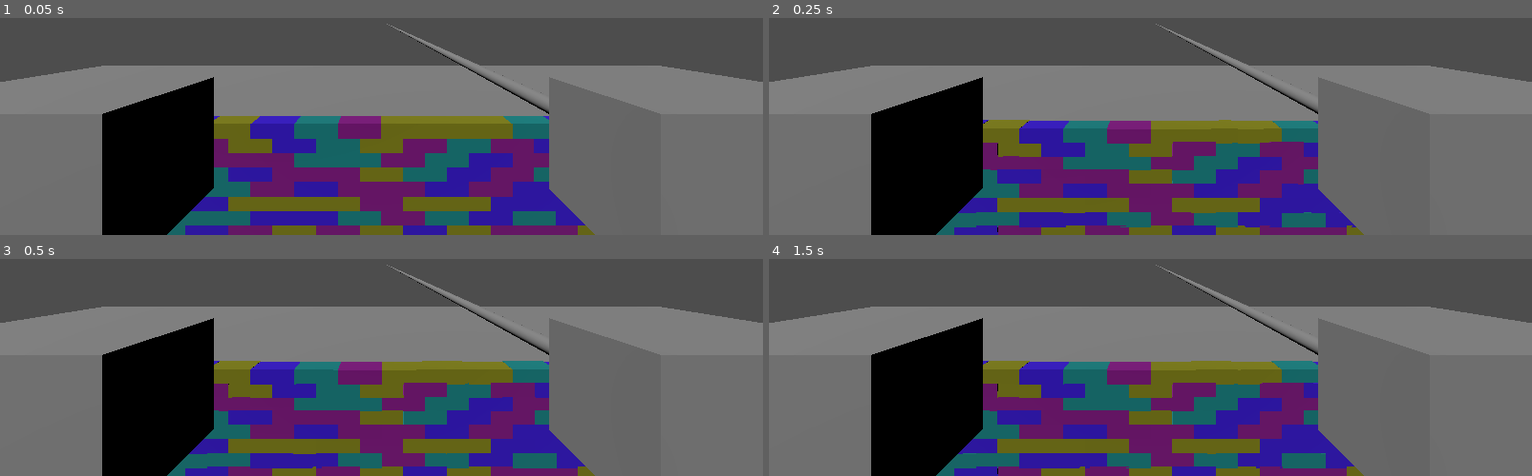
Above: before the commit, frames 1-4 (two rows, left to right).
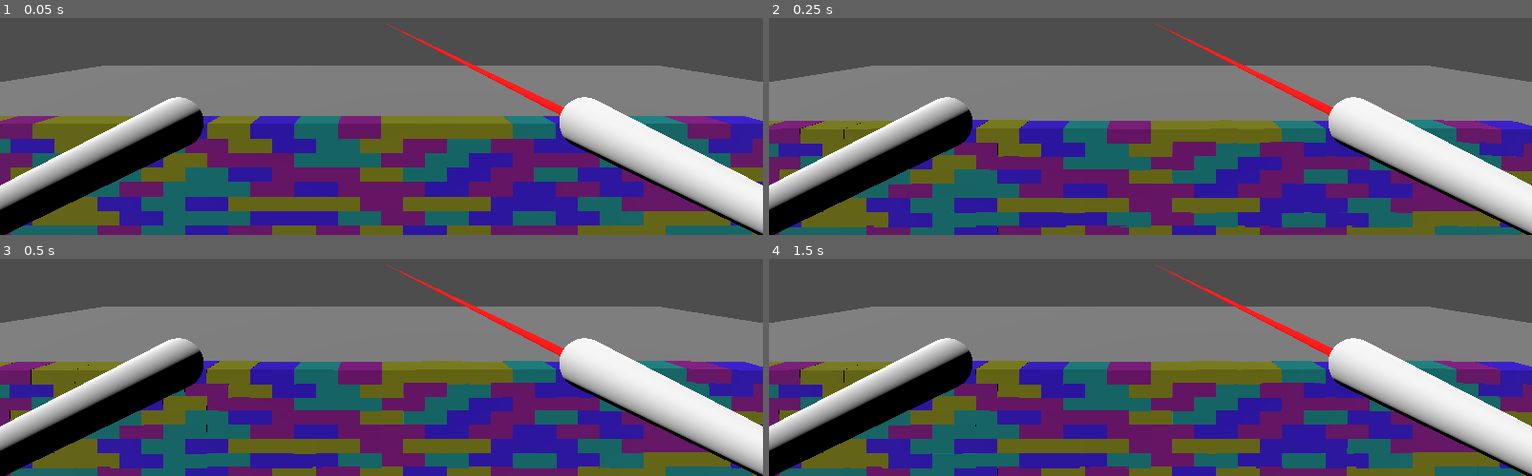
Above: after the commit, the same moments.

Repository: hweij/Kick-a-Brick
Game: Godot game, scene res://main.tscn
Two runs of this game, one before a commit and one after it. Both use one fixed random seed, a clock stepped at 60 frames per second and the inputs below.
Inputs:
- Up to frame 1 (0.05 s): no input
- Up to frame 2 (0.25 s): no input
- Up to frame 3 (0.5 s): no input
- Up to frame 4 (1.5 s): tap Enter at 1.25 s

The runs differ from the first frame. In frame 1, 30% of the frame differs, in the area x 0-100%, y 2-100%; in frame 2, 29%; in frame 3, 29%; in frame 4, 29%.

Commit message:
style: better visualisation for controllers and ray

Diff:
--- a/player.tscn
+++ b/player.tscn
@@ -1,15 +1,29 @@
-[gd_scene load_steps=4 format=3 uid="uid://chocfnd1gnxcl"]
+[gd_scene load_steps=6 format=3 uid="uid://chocfnd1gnxcl"]
 
 [ext_resource type="Script" path="res://RightController.gd" id="1_l2th2"]
 
-[sub_resource type="BoxMesh" id="BoxMesh_1gwgh"]
+[sub_resource type="StandardMaterial3D" id="StandardMaterial3D_42apb"]
+
+[sub_resource type="CylinderMesh" id="CylinderMesh_e8yov"]
+material = SubResource("StandardMaterial3D_42apb")
+top_radius = 0.01
+bottom_radius = 0.025
+height = 0.15
+
+[sub_resource type="StandardMaterial3D" id="StandardMaterial3D_v2hnu"]
+albedo_color = Color(0, 0, 0, 1)
+emission_enabled = true
+emission = Color(1, 0, 0, 1)
 
 [sub_resource type="CylinderMesh" id="CylinderMesh_xo0dg"]
-top_radius = 0.01
-bottom_radius = 0.01
+material = SubResource("StandardMaterial3D_v2hnu")
+top_radius = 0.005
+bottom_radius = 0.005
 height = 10.0
 radial_segments = 8
 rings = 1
+cap_top = false
+cap_bottom = false
 
 [node name="Player" type="Node3D"]
 
@@ -23,8 +37,8 @@
 tracker = &"left_hand"
 
 [node name="MeshInstance3D" type="MeshInstance3D" parent="XROrigin3D/LeftController"]
-transform = Transform3D(0.1, 0, 0, 0, 0.1, 0, 0, 0, 0.1, 0, 0, 0)
-mesh = SubResource("BoxMesh_1gwgh")
+transform = Transform3D(1, 0, 0, 0, -4.37114e-08, -1, 0, 1, -4.37114e-08, 0, 0, 0)
+mesh = SubResource("CylinderMesh_e8yov")
 
 [node name="RightController" type="XRController3D" parent="XROrigin3D"]
 transform = Transform3D(1, 0, 0, 0, 1, 0, 0, 0, 1, 0.2, 1.5, -0.2)
@@ -32,8 +46,8 @@
 script = ExtResource("1_l2th2")
 
 [node name="MeshInstance3D" type="MeshInstance3D" parent="XROrigin3D/RightController"]
-transform = Transform3D(0.1, 0, 0, 0, 0.1, 0, 0, 0, 0.1, 0, 0, 0)
-mesh = SubResource("BoxMesh_1gwgh")
+transform = Transform3D(1, 0, 0, 0, -4.37114e-08, -1, 0, 1, -4.37114e-08, 0, 0, 0)
+mesh = SubResource("CylinderMesh_e8yov")
 
 [node name="Ray" type="MeshInstance3D" parent="XROrigin3D/RightController"]
 transform = Transform3D(1, 0, 0, 0, -4.37114e-08, -1, 0, 1, -4.37114e-08, 0, 0, -5)
